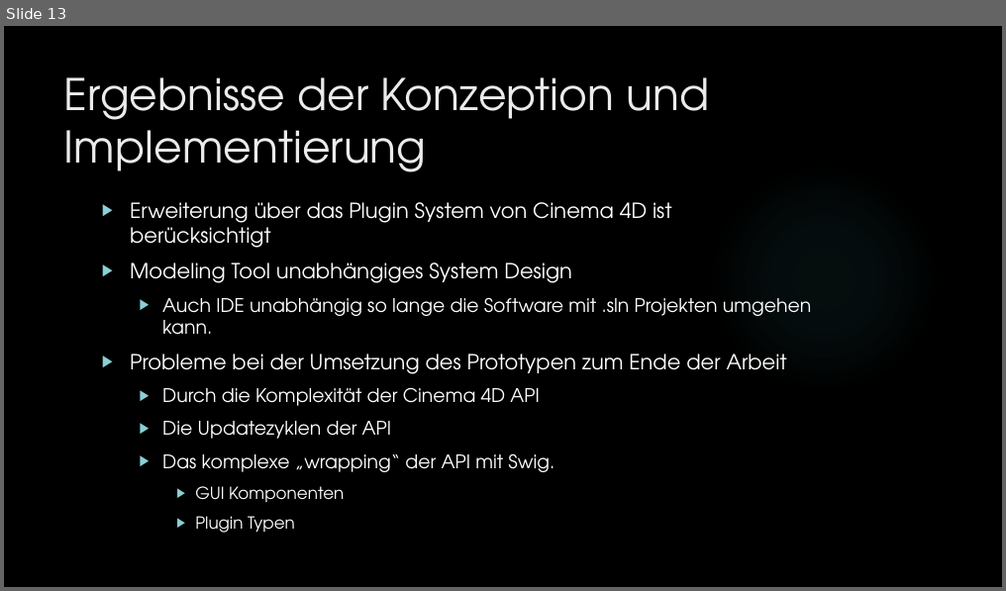
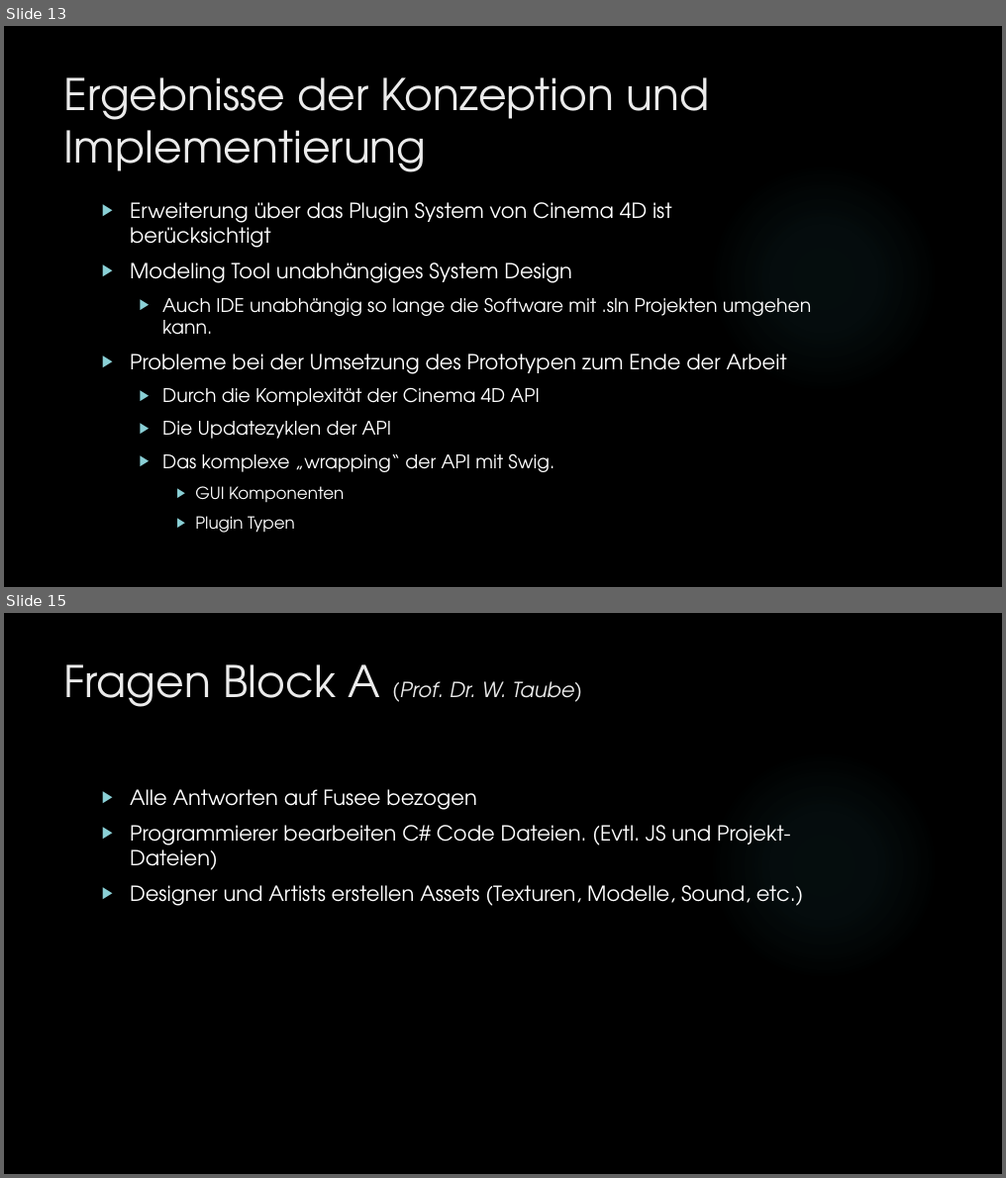
Before and after one commit to dNovel/MasterThesisWS1415, a slide deck: Disputation/Praesentation_DominikSteffen.pptx. Shown one above the other, each under a label of ours: slide 13 before the commit, slides 13 and 15 after it; the slides between them are not shown. The pictures are 1006x591 and 1006x1178 pixels, drawn with LibreOffice and Linux fonts; fonts in the diff are those of the drawing; background and template pictures are left out. Boxes give left, top, right and bottom in pixels: in the first picture for what was removed or moved away, otherwise in the second. Text is boxed around its words. In the diff, an @@ line names an element or a change of style, - is before the commit and + after.

Commit message:
Fragen von Prof. Taube eingebaut.
Fragen eingefügt. Nächster Schritt: Clean Up und Fehler beseitigen.

```diff
--- a/Disputation/Praesentation_DominikSteffen.pptx
+++ b/Disputation/Praesentation_DominikSteffen.pptx
@@ slide 15 added at (4,613,1002,1174), background picture (left out); not listed: 1 template element that a slide beside it also shows @@
@@ title added at (64,664,582,707), 20 pt, text #EBEBEB, italic @@
+Fragen Block A (Prof. Dr. W. Taube)
@@ text added at (130,789,803,906), 20 pt, text #FFFFFF @@
+▶ Alle Antworten auf Fusee bezogen
+▶ Programmierer bearbeiten C# Code Dateien. (Evtl. JS und Projekt-Dateien)
+▶ Designer und Artists erstellen Assets (Texturen, Modelle, Sound, etc.)
```
Also in this commit, not shown: 4 slides changed, 17 other slides added.
